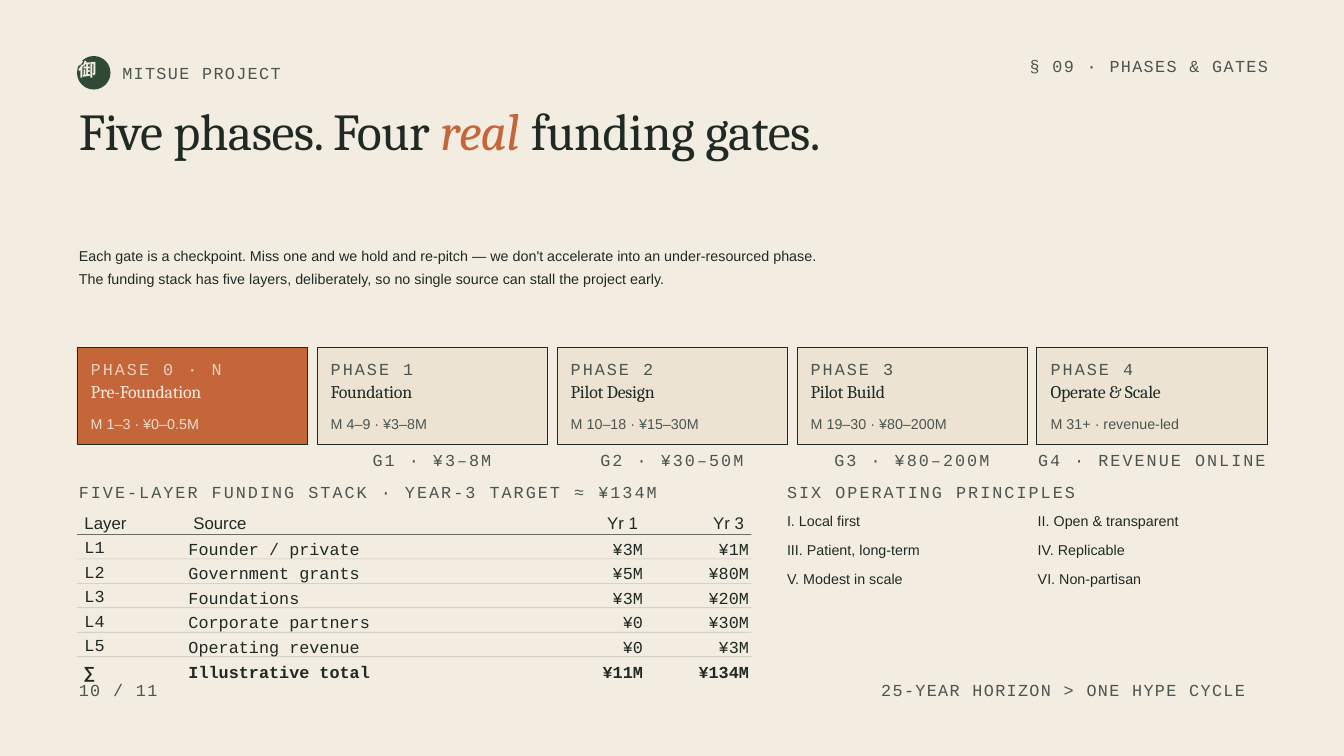
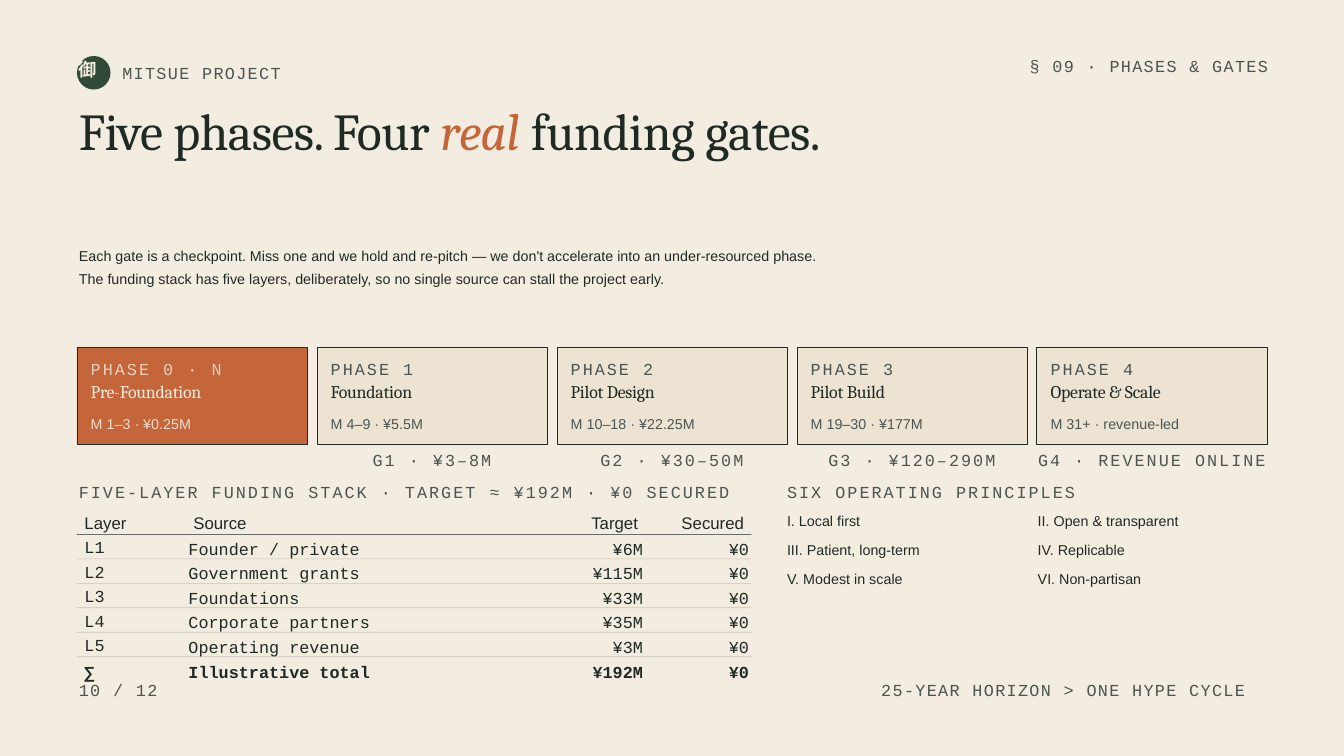
Before and after one commit to robouden/mitsue-ai-data-center, a slide deck: slide 10 of decks/Mitsue Project Presentation.pptx. Drawn at 1344x756 pixels with LibreOffice and Linux fonts; fonts in the diff are those of the drawing. Boxes give left, top, right and bottom in pixels: in the first picture for what was removed or moved away, otherwise in the second. Text is boxed around its words. In the diff, an @@ line names an element or a change of style, - is before the commit and + after.

```diff
--- a/decks/Mitsue Project Presentation.pptx
+++ b/decks/Mitsue Project Presentation.pptx
@@ text at (91,419,191,429): text changed @@
-M 1–3 · ¥0–0.5M
+M 1–3 · ¥0.25M
@@ text at (331,419,423,429): text changed @@
-M 4–9 · ¥3–8M
+M 4–9 · ¥5.5M
@@ text at (571,419,695,429): text changed @@
-M 10–18 · ¥15–30M
+M 10–18 · ¥22.25M
@@ text at (811,419,923,429): text changed @@
-M 19–30 · ¥80–200M
+M 19–30 · ¥177M
@@ text at (828,455,996,466): text changed @@
-G3 · ¥80–200M
+G3 · ¥120–290M
@@ text at (79,487,730,498): text changed @@
-FIVE-LAYER FUNDING STACK · YEAR-3 TARGET ≈ ¥134M
+FIVE-LAYER FUNDING STACK · TARGET ≈ ¥192M · ¥0 SECURED
@@ text at (591,517,638,533): text changed @@
-Yr 1
+Target
@@ text at (681,517,744,529): text changed @@
-Yr 3
+Secured
@@ text at (593,568,643,579): text changed @@
-¥5M
+¥115M
@@ text at (613,544,643,555): text changed @@
-¥3M
+¥6M
@@ text at (729,544,749,555): text changed @@
-¥1M
+¥0
@@ text at (729,567,749,579): text changed @@
-¥80M
+¥0
@@ text added at (603,593,643,604), 18 pt, text #1F2A24 @@
+¥33M
@@ text at (729,593,749,604): text changed @@
-¥20M
+¥0
@@ text added at (603,617,643,628), 18 pt, text #1F2A24 @@
+¥35M
@@ text "¥0": place and size @@
-text "¥0" at (623,617,643,628)
+text "¥0" at (729,617,749,628)
@@ text removed at (709,617,749,628) @@
-¥30M
@@ text "¥3M": place and size @@
-text "¥3M" at (613,593,643,604)
+text "¥3M" at (613,642,643,653)
@@ text "¥0": place and size @@
-text "¥0" at (623,642,643,653)
+text "¥0" at (729,642,749,653)
@@ text removed at (719,642,749,653) @@
-¥3M
@@ text at (79,685,157,696): text changed @@
-10 / 11
+10 / 12
@@ text at (593,666,643,678): text changed @@
-¥11M
+¥192M
@@ text at (729,666,749,678): text changed @@
-¥134M
+¥0
```
Also in this commit, not shown: 11 other slides changed, 1 other file.
